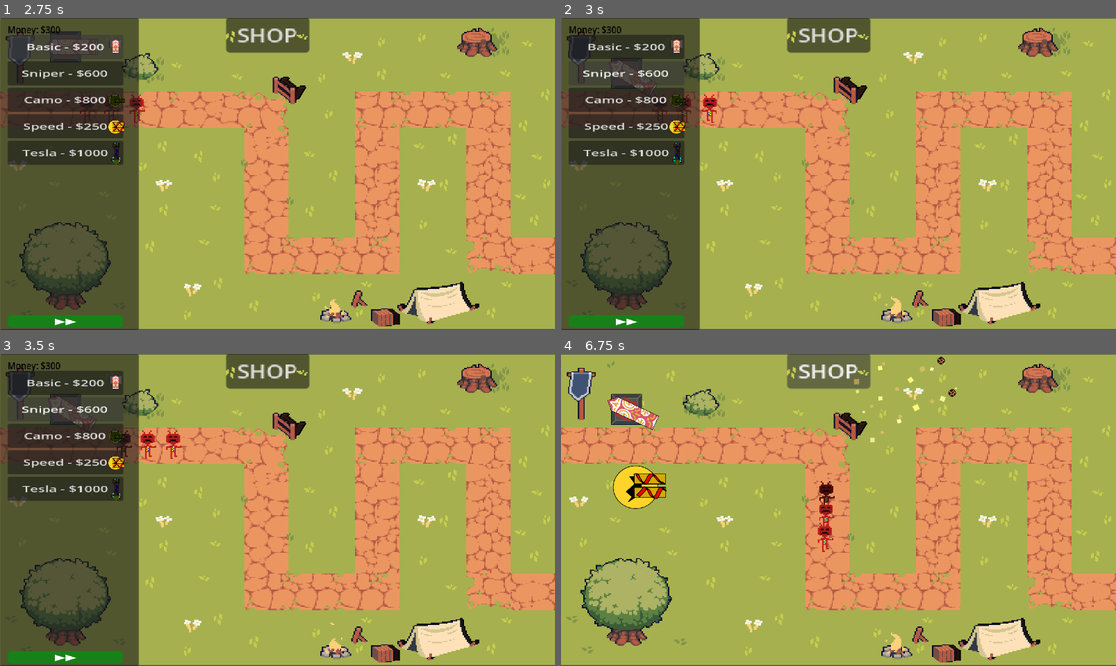
Above: before the commit, frames 1-4 (two rows, left to right).
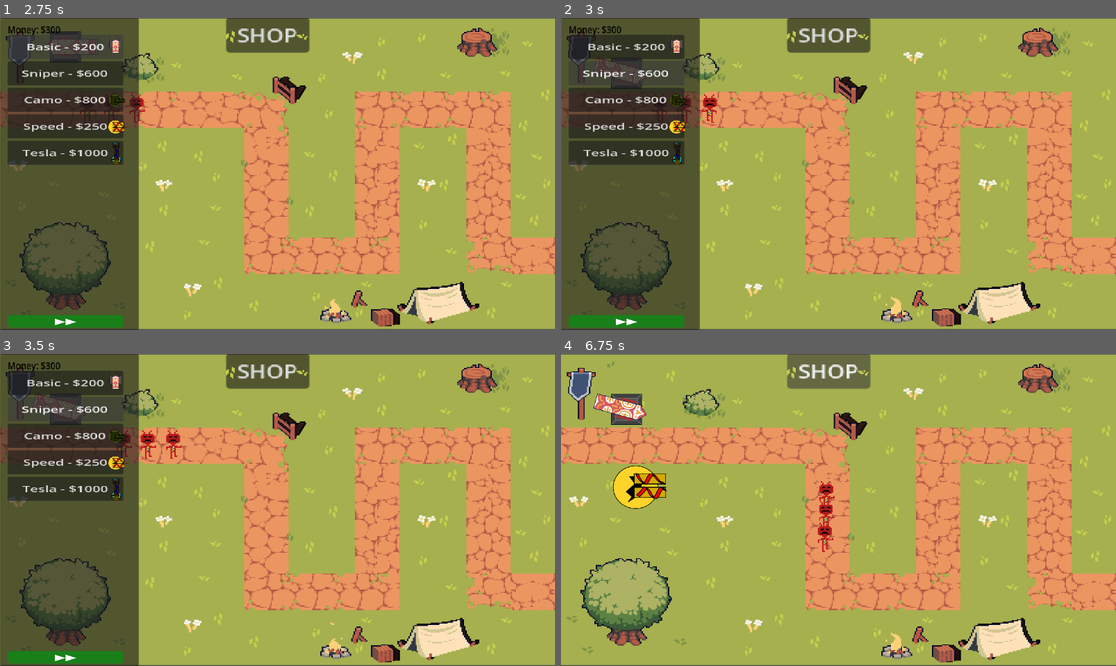
Above: after the commit, the same moments.

Repository: Matthewfrogman/Battle_towers
Game: Godot game, scene res://scenes/main_menu.tscn
Same seed, same stepped clock (60 frames per second), same inputs: the game is played once before the commit and once after it.
Inputs:
- Up to frame 1 (2.75 s): click "PLAY" at 0.5 s; click "PLAY" at 1.25 s; click "Basic - $200" at 2 s
- Up to frame 2 (3 s): click "Sniper - $600" at 2.75 s
- Up to frame 3 (3.5 s): no input
- Up to frame 4 (6.75 s): click "Camo - $800" at 3.5 s; click "Speed - $250" at 4.25 s; click "Tesla - $1000" at 5 s; click "▶▶" at 5.75 s; click "SHOP" at 6.5 s

Frame 1 is identical in both runs. In frame 2, 0.2% of the frame differs, in the area x 5-18%, y 12-26%; in frame 3, 0.2%; in frame 4, 0.9%, in the area x 5-72%, y 0-49%.
Error after the commit: Invalid operands 'float' and 'Array' in operator '>'. (res://Towers/tower.gd:72)

Commit message:
More comments

Diff:
--- a/Towers/tower.gd
+++ b/Towers/tower.gd
@@ -26,7 +26,7 @@
 var target: String = "first"
 var angle: float = 0
 #will contain the enemies with the four+ target attacks
-var enemies = []
+var enemies = {"first": 0, "closest": 0, "last": 0, "strongest": 0}
 
 func _ready() -> void:
 	timer.wait_time = cooldown
@@ -41,9 +41,9 @@
 			mode = "placed"
 
 	if mode == "placed":
-		cannon_scene.rotation = angle
+		#cannon_scene.rotation = angle
 		#an extra option if needed, in position
-		#cannon_scene.look_at(lookingat)
+		cannon_scene.look_at(lookingat)
 
 		#see which enemy is first, closest, last, etc
 		#checks all the enemies
@@ -57,18 +57,24 @@
 		#have a temp value of zero, and check if the health/position is higher than itself
 		#or the previous one
 
-		var temp = 0
 
 		for enemy in range_scene.get_overlapping_bodies():
-			var adj = global_position.x - enemy.global_position.x
-			var opp = global_position.y - enemy.global_position.y
-			#whichever hyp is lowest, thats the closest enemy
-			var hyp = (adj**2 + opp**2)**0.5
-			#gives us an angle in radians!!
+			if enemy is Enemy:
+				var adj = global_position.x - enemy.global_position.x
+				var opp = global_position.y - enemy.global_position.y
+				angle = atan2(-opp, -adj)
+				#whichever hyp is lowest, thats the closest enemy
+				var hyp = (adj**2 + opp**2)**0.5
 
-			if target == "first": angle = atan2(-opp, -adj)
-			#if target == "closest": angle = hyp
-			lookingat = enemy.global_position
+				#current issue is that whenever the enemy is added
+				#you cant compare them anymore, and i need this so it can start for the first time
+				#change it so that it only works when there are enemoes...
+				if enemy.progress > enemies["first"]:
+				# or enemy.progress > enemies["first"].progress:
+					enemies["first"] = [enemy, hyp]
+
+			if target == "first":
+				lookingat = enemies["first"][0].position
 
 		if len(range_scene.get_overlapping_bodies()) > 0:
 			sees_enemy = true
